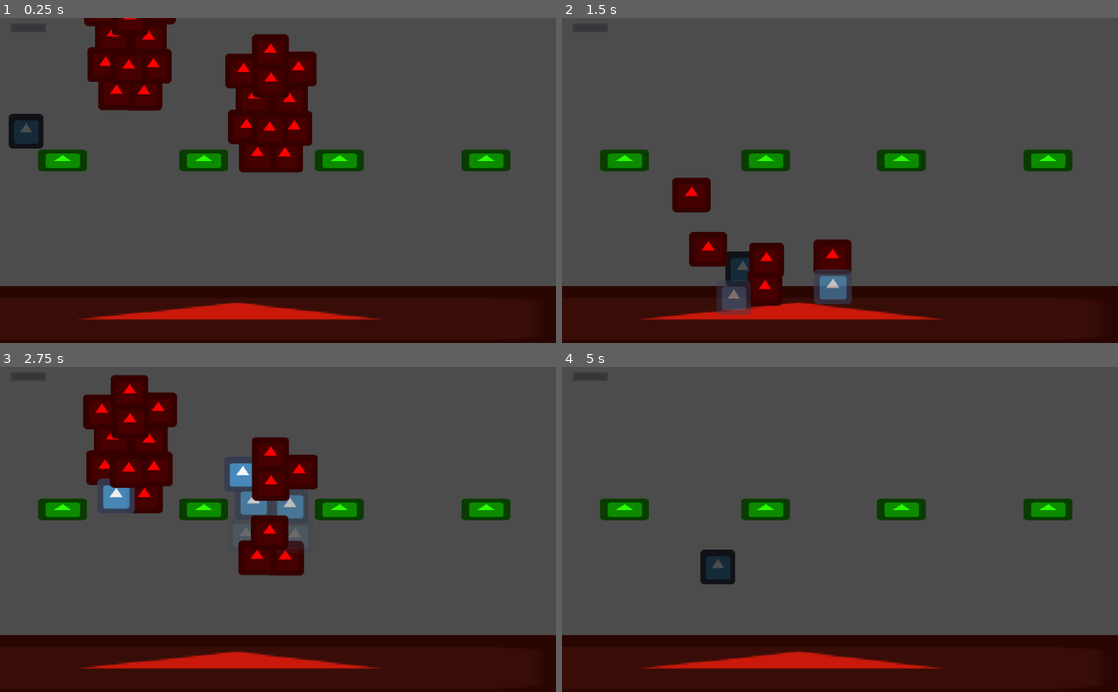
Above: before the commit, frames 1-4 (two rows, left to right).
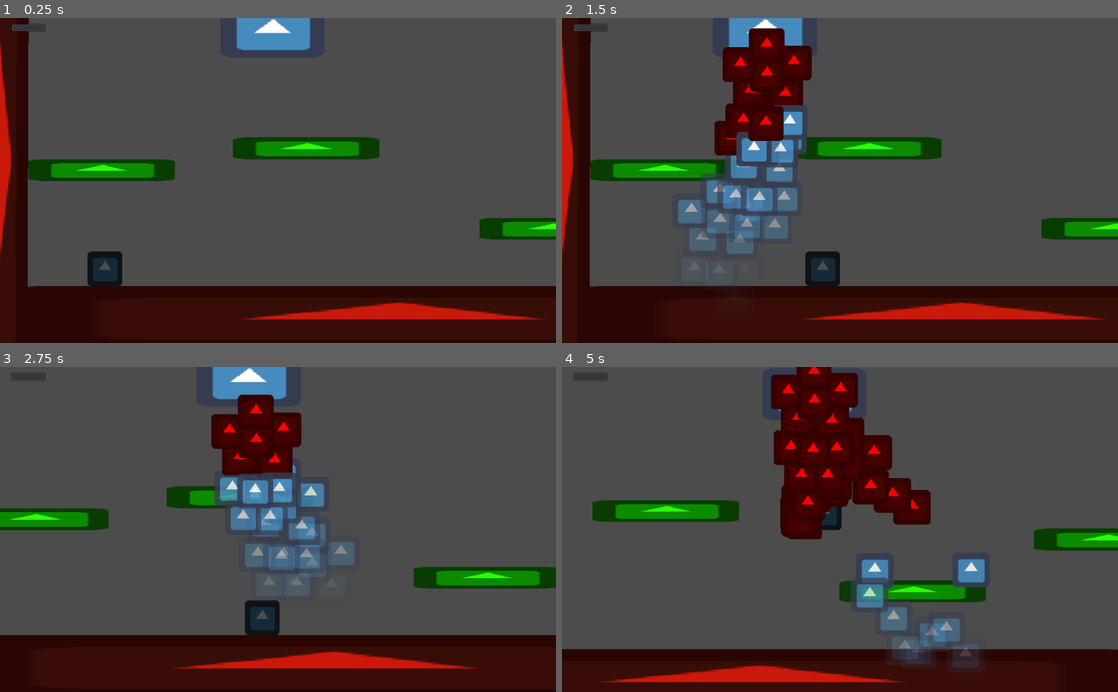
Above: after the commit, the same moments.

Repository: uspgamedev/welcome-to-your-mind
Game: Godot game, scene res://Stages/Depression/DepressionPuzzle1.tscn
Same seed, same stepped clock (60 frames per second), same inputs: the game is played once before the commit and once after it. The engine's default icon, where the game draws it, is replaced by a stand-in: a white triangle on a blue panel in a dark square.
Inputs:
- Up to frame 1 (0.25 s): no input
- Up to frame 2 (1.5 s): hold Right (ui_right) from 0.53 s (still down); tap Up (ui_up) at 0.77 s
- Up to frame 3 (2.75 s): tap Up (ui_up) at 1.52 s; release Right (ui_right) at 2.03 s; hold Left (ui_left) from 2.03 s (still down)
- Up to frame 4 (5 s): release Left (ui_left) at 2.78 s; hold Right (ui_right) 2.78-4.28 s; tap Up (ui_up) at 3.02, 3.77, 4.52 s; hold Left (ui_left) from 4.28 s (still down)

The runs differ from the first frame. In frame 1, 23% of the frame differs, in the area x 0-100%, y 0-93%; in frame 2, 26%; in frame 3, 22%; in frame 4, 25%.

Commit message:
Octopus in Depression level functionaly done

Diff:
--- a/Stages/Depression/DepressionPuzzle1.tscn
+++ b/Stages/Depression/DepressionPuzzle1.tscn
@@ -2,7 +2,7 @@
 
 [ext_resource path="res://Player/Player.tscn" type="PackedScene" id=1]
 [ext_resource path="res://icon.png" type="Texture" id=2]
-[ext_resource path="res://Stages/Depression/Enemies/TriggerWave.tscn" type="PackedScene" id=3]
+[ext_resource path="res://Stages/Depression/Enemies/Octopus.tscn" type="PackedScene" id=3]
 
 [sub_resource type="RectangleShape2D" id=1]
 
@@ -14,11 +14,38 @@
 custom_solver_bias = 0.0
 extents = Vector2( 21.7433, 10 )
 
-[node name="Puzzle1" type="Node2D" index="0"]
+[node name="Puzzle1" type="Node"]
 
 [node name="Player" parent="." index="0" instance=ExtResource( 1 )]
 
-position = Vector2( 47.8818, 126.457 )
+editor/display_folded = true
+position = Vector2( -106.823, 401.525 )
+
+[node name="Camera2D" type="Camera2D" parent="Player" index="5"]
+
+anchor_mode = 1
+rotating = false
+current = true
+zoom = Vector2( 1, 1 )
+limit_left = -300
+limit_top = -10000000
+limit_right = 10000000
+limit_bottom = 600
+limit_smoothed = false
+drag_margin_h_enabled = true
+drag_margin_v_enabled = true
+smoothing_enabled = false
+smoothing_speed = 5.0
+offset_v = 0.0
+offset_h = 0.0
+drag_margin_left = 0.2
+drag_margin_top = 0.2
+drag_margin_right = 0.2
+drag_margin_bottom = 0.2
+editor_draw_screen = true
+editor_draw_limits = false
+editor_draw_drag_margin = false
+_sections_unfolded = [ "Limit" ]
 
 [node name="Floor" type="StaticBody2D" parent="." index="1" groups=[
 "Floor",
@@ -33,6 +60,9 @@
 constant_angular_velocity = 0.0
 friction = 1.0
 bounce = 0.0
+__meta__ = {
+"_edit_group_": true
+}
 
 [node name="CollisionShape2D" type="CollisionShape2D" parent="Floor" index="0"]
 
@@ -47,19 +77,55 @@
 texture = ExtResource( 2 )
 _sections_unfolded = [ "Visibility" ]
 
-[node name="StaticBody2D" type="StaticBody2D" parent="." index="2" groups=[
-"Floor",
-]]
-
-editor/display_folded = true
-position = Vector2( 100, 250 )
-input_pickable = false
-collision_layer = 1
-collision_mask = 1
-constant_linear_velocity = Vector2( 0, 0 )
-constant_angular_velocity = 0.0
-friction = 1.0
-bounce = 0.0
+[node name="Floor2" type="StaticBody2D" parent="." index="2" groups=[
+"Floor",
+]]
+
+editor/display_folded = true
+position = Vector2( -295.823, -62.2951 )
+rotation = 1.57512
+input_pickable = false
+collision_layer = 1
+collision_mask = 1
+constant_linear_velocity = Vector2( 0, 0 )
+constant_angular_velocity = 0.0
+friction = 1.0
+bounce = 0.0
+__meta__ = {
+"_edit_group_": true
+}
+
+[node name="CollisionShape2D" type="CollisionShape2D" parent="Floor2" index="0"]
+
+position = Vector2( 310.618, 8.59418 )
+shape = SubResource( 1 )
+
+[node name="Sprite" type="Sprite" parent="Floor2/CollisionShape2D" index="0"]
+
+self_modulate = Color( 0.792969, 0.0989517, 0.046463, 1 )
+position = Vector2( 1.114, 0.319763 )
+scale = Vector2( 24.7082, 1.80324 )
+texture = ExtResource( 2 )
+_sections_unfolded = [ "Visibility" ]
+
+[node name="StaticBody2D" type="StaticBody2D" parent="." index="3" groups=[
+"Floor",
+]]
+
+editor/display_folded = true
+position = Vector2( -158.03, 267.963 )
+scale = Vector2( 3, 1 )
+input_pickable = false
+collision_layer = 1
+collision_mask = 1
+constant_linear_velocity = Vector2( 0, 0 )
+constant_angular_velocity = 0.0
+friction = 1.0
+bounce = 0.0
+_sections_unfolded = [ "Transform" ]
+__meta__ = {
+"_edit_group_": true
+}
 
 [node name="CollisionShape2D" type="CollisionShape2D" parent="StaticBody2D" index="0"]
 
@@ -76,19 +142,24 @@
 texture = ExtResource( 2 )
 _sections_unfolded = [ "Visibility" ]
 
-[node name="StaticBody2D2" type="StaticBody2D" parent="." index="3" groups=[
-"Floor",
-]]
-
-editor/display_folded = true
-position = Vector2( 360, 250 )
-input_pickable = false
-collision_layer = 1
-collision_mask = 1
-constant_linear_velocity = Vector2( 0, 0 )
-constant_angular_velocity = 0.0
-friction = 1.0
-bounce = 0.0
+[node name="StaticBody2D2" type="StaticBody2D" parent="." index="4" groups=[
+"Floor",
+]]
+
+editor/display_folded = true
+position = Vector2( 219.053, 227.782 )
+scale = Vector2( 3, 1 )
+input_pickable = false
+collision_layer = 1
+collision_mask = 1
+constant_linear_velocity = Vector2( 0, 0 )
+constant_angular_velocity = 0.0
+friction = 1.0
+bounce = 0.0
+_sections_unfolded = [ "Transform" ]
+__meta__ = {
+"_edit_group_": true
+}
 
 [node name="CollisionShape2D" type="CollisionShape2D" parent="StaticBody2D2" index="0"]
 
@@ -105,19 +176,24 @@
 texture = ExtResource( 2 )
 _sections_unfolded = [ "Visibility" ]
 
-[node name="StaticBody2D3" type="StaticBody2D" parent="." index="4" groups=[
-"Floor",
-]]
-
-editor/display_folded = true
-position = Vector2( 610, 250 )
-input_pickable = false
-collision_layer = 1
-collision_mask = 1
-constant_linear_velocity = Vector2( 0, 0 )
-constant_angular_velocity = 0.0
-friction = 1.0
-bounce = 0.0
+[node name="StaticBody2D3" type="StaticBody2D" parent="." index="5" groups=[
+"Floor",
+]]
+
+editor/display_folded = true
+position = Vector2( 673.408, 376.143 )
+scale = Vector2( 3, 1 )
+input_pickable = false
+collision_layer = 1
+collision_mask = 1
+constant_linear_velocity = Vector2( 0, 0 )
+constant_angular_velocity = 0.0
+friction = 1.0
+bounce = 0.0
+_sections_unfolded = [ "Transform" ]
+__meta__ = {
+"_edit_group_": true
+}
 
 [node name="CollisionShape2D" type="CollisionShape2D" parent="StaticBody2D3" index="0"]
 
@@ -129,24 +205,29 @@
 [node name="Sprite" type="Sprite" parent="StaticBody2D3" index="1"]
 
 self_modulate = Color( 0.171875, 1, 0, 1 )
-position = Vector2( 14.9999, 12.7787 )
-scale = Vector2( 1.40625, 0.627292 )
-texture = ExtResource( 2 )
-_sections_unfolded = [ "Visibility" ]
-
-[node name="StaticBody2D4" type="StaticBody2D" parent="." index="5" groups=[
-"Floor",
-]]
-
-editor/display_folded = true
-position = Vector2( 880, 250 )
-input_pickable = false
-collision_layer = 1
-collision_mask = 1
-constant_linear_velocity = Vector2( 0, 0 )
-constant_angular_velocity = 0.0
-friction = 1.0
-bounce = 0.0
+position = Vector2( 15, 12.7787 )
+scale = Vector2( 1.40625, 0.627292 )
+texture = ExtResource( 2 )
+_sections_unfolded = [ "Visibility" ]
+
+[node name="StaticBody2D4" type="StaticBody2D" parent="." index="6" groups=[
+"Floor",
+]]
+
+editor/display_folded = true
+position = Vector2( 1031.95, 280.326 )
+scale = Vector2( 3, 1 )
+input_pickable = false
+collision_layer = 1
+collision_mask = 1
+constant_linear_velocity = Vector2( 0, 0 )
+constant_angular_velocity = 0.0
+friction = 1.0
+bounce = 0.0
+_sections_unfolded = [ "Transform" ]
+__meta__ = {
+"_edit_group_": true
+}
 
 [node name="CollisionShape2D" type="CollisionShape2D" parent="StaticBody2D4" index="0"]
 
@@ -163,10 +244,6 @@
 texture = ExtResource( 2 )
 _sections_unfolded = [ "Visibility" ]
 
-[node name="TriggerWave" parent="." index="6" instance=ExtResource( 3 )]
-
-position = Vector2( 239.425, -40.811 )
-
-[node name="TriggerWave2" parent="." index="7" instance=ExtResource( 3 )]
-
-position = Vector2( 498.965, 73.962 )
+[node name="Octopus" parent="." index="7" instance=ExtResource( 3 )]
+
+position = Vector2( 290.54, 24.7268 )
--- /dev/null
+++ b/Stages/Depression/Enemies/Octopus.gd
@@ -0,0 +1,49 @@
+extends Node2D
+
+export (NodePath)var targetpath = null
+export (PackedScene)var TriggerWave = null
+
+const SPEED_MULTIPLIER = 1
+const ATK_OFFSET = 40
+const ATK_SPEED = 700
+
+onready var Target = get_parent().get_node("Player")
+onready var initialy = get_global_position().y
+
+func _physics_process(delta):
+	follow(Target, delta)
+
+func follow(Target, delta):
+	var dist = get_global_position() - Target.get_global_position()
+	var direction = Vector2(1, 0)
+	if dist.x > 0:
+		direction = Vector2(-1, 0)
+	var speed = abs(dist.x) * SPEED_MULTIPLIER
+	var velocity = direction * speed * delta
+	set_position(get_position() + velocity)
+
+func start_attacking(Target):
+	$AttackDuration.start()
+	attack(Target)
+
+func attack(Target):
+	$AttackInterval.start()
+
+	var dir = (get_global_position() + Vector2(0, ATK_OFFSET)).angle_to_point(Target.get_global_position())
+	var angle = Vector2(-cos(dir), -sin(dir))
+	var pos = get_position() + Vector2(0, ATK_OFFSET)
+	var TrigWv = TriggerWave.instance()
+	TrigWv.DIRECTION = angle
+	TrigWv.SPEED = ATK_SPEED
+	TrigWv.set_position(pos)
+	get_parent().add_child(TrigWv)
+
+func _on_AttackCooldown_timeout():
+	start_attacking(Target)
+
+func _on_AttackInterval_timeout():
+	if not $AttackDuration.is_stopped():
+		attack(Target)
+
+func _on_AttackDuration_timeout():
+	$AttackCooldown.start()
--- /dev/null
+++ b/Stages/Depression/Enemies/Octopus.tscn
@@ -0,0 +1,45 @@
+[gd_scene load_steps=4 format=2]
+
+[ext_resource path="res://Stages/Depression/Enemies/Octopus.gd" type="Script" id=1]
+[ext_resource path="res://Stages/Depression/Enemies/TriggerWave.tscn" type="PackedScene" id=2]
+[ext_resource path="res://icon.png" type="Texture" id=3]
+
+[node name="Octopus" type="Node2D" index="0"]
+
+script = ExtResource( 1 )
+_sections_unfolded = [ "Pause" ]
+targetpath = null
+TriggerWave = ExtResource( 2 )
+
+[node name="Sprite" type="Sprite" parent="." index="0"]
+
+scale = Vector2( 3, 1.5 )
+texture = ExtResource( 3 )
+_sections_unfolded = [ "Transform" ]
+
+[node name="AttackInterval" type="Timer" parent="." index="1"]
+
+process_mode = 1
+wait_time = 0.2
+one_shot = true
+autostart = false
+
+[node name="AttackCooldown" type="Timer" parent="." index="2"]
+
+process_mode = 1
+wait_time = 1.0
+one_shot = true
+autostart = true
+
+[node name="AttackDuration" type="Timer" parent="." index="3"]
+
+process_mode = 1
+wait_time = 2.0
+one_shot = true
+autostart = false
+
+[connection signal="timeout" from="AttackInterval" to="." method="_on_AttackInterval_timeout"]
+
+[connection signal="timeout" from="AttackCooldown" to="." method="_on_AttackCooldown_timeout"]
+
+[connection signal="timeout" from="AttackDuration" to="." method="_on_AttackDuration_timeout"]
--- a/Stages/Depression/Enemies/TriggerWave.tscn
+++ b/Stages/Depression/Enemies/TriggerWave.tscn
@@ -212,7 +212,7 @@
 custom_solver_bias = 0.0
 extents = Vector2( 40, 20 )
 
-[node name="TriggerWave" type="Node2D" groups=[
+[node name="TriggerWave" type="Node2D" index="0" groups=[
 "TriggerWave",
 ]]
 
